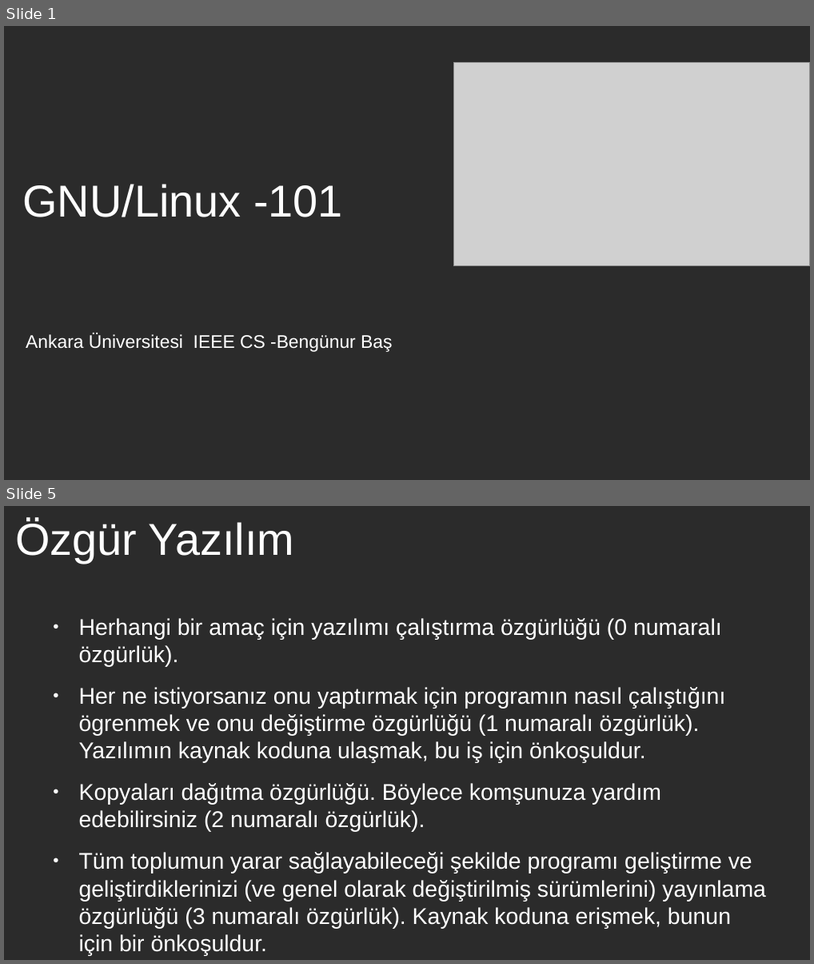
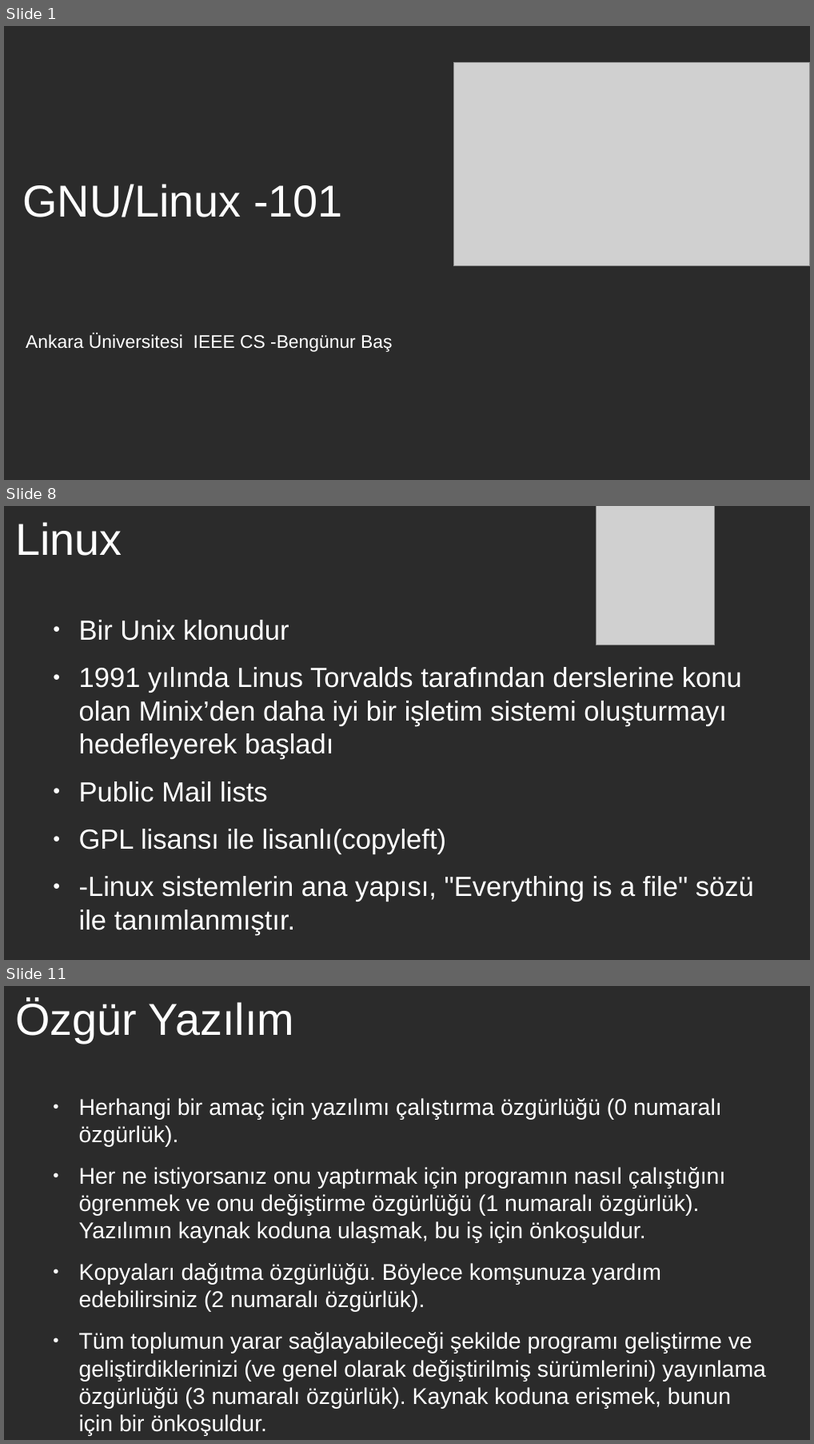
Before and after one commit to bengunur06/GNU-Linux-IEEE-CS, a slide deck: gnu-linux-1.odp. Shown one above the other, each under a label of ours: slides 1 and 5 before the commit, slides 1, 8 and 11 after it; the slides between them are not shown. The pictures are 814x964 and 814x1444 pixels, drawn with LibreOffice and Linux fonts; fonts in the diff are those of the drawing; grey boxes stand for pictures; background and template pictures are left out; a plain dark background stands for a picture behind light text. Boxes give left, top, right and bottom in pixels: in the first picture for what was removed or moved away, otherwise in the second. Text is boxed around its words. In the diff, an @@ line names an element or a change of style, - is before the commit and + after.

```diff
--- a/gnu-linux-1.odp
+++ b/gnu-linux-1.odp
@@ slide 8 added at [4,506,810,960], background picture (left out) @@
@@ title added at [15,522,122,556], 44 pt, text #FFFFFF @@
+Linux
@@ picture added at [597,506,715,645] @@
@@ text added at [79,620,754,935], 27.2 pt, text #FFFFFF @@
+● Bir Unix klonudur
+● 1991 yılında Linus Torvalds tarafından derslerine konu olan Minix’den daha iyi bir işletim sistemi oluşturmayı hedefleyerek başladı
+● Public Mail lists
+● GPL lisansı ile lisanlı(copyleft)
+● -Linux sistemlerin ana yapısı, "Everything is a file" sözü ile tanımlanmıştır.
@@ what was slide 5 is now slide 11 @@
```
Also in this commit, not shown: 2 slides changed, 17 other slides added, 11 slides removed.
